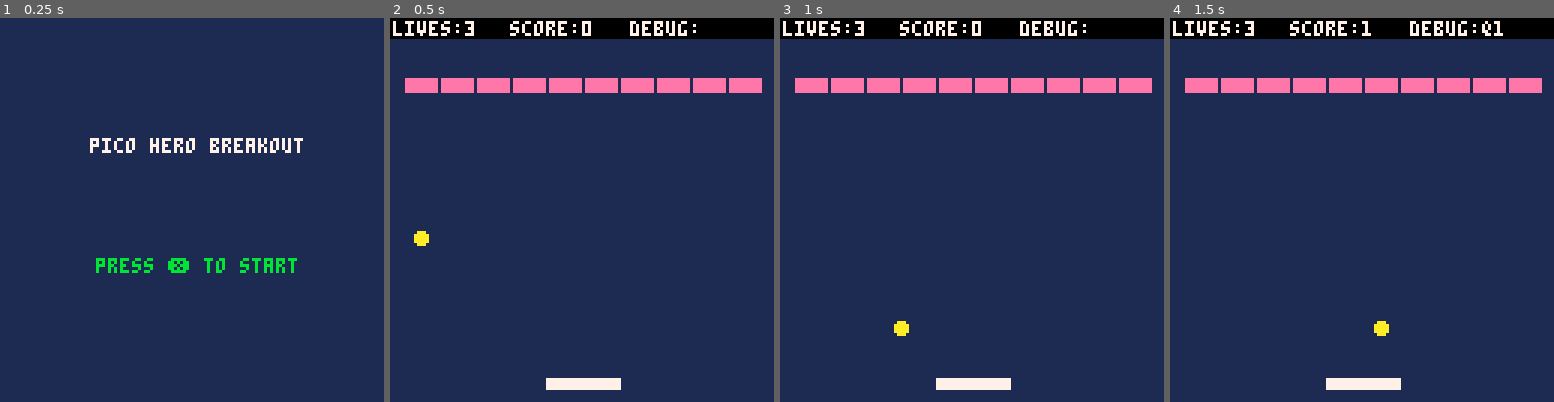
Above: before the commit, frames 1-4 (left to right).
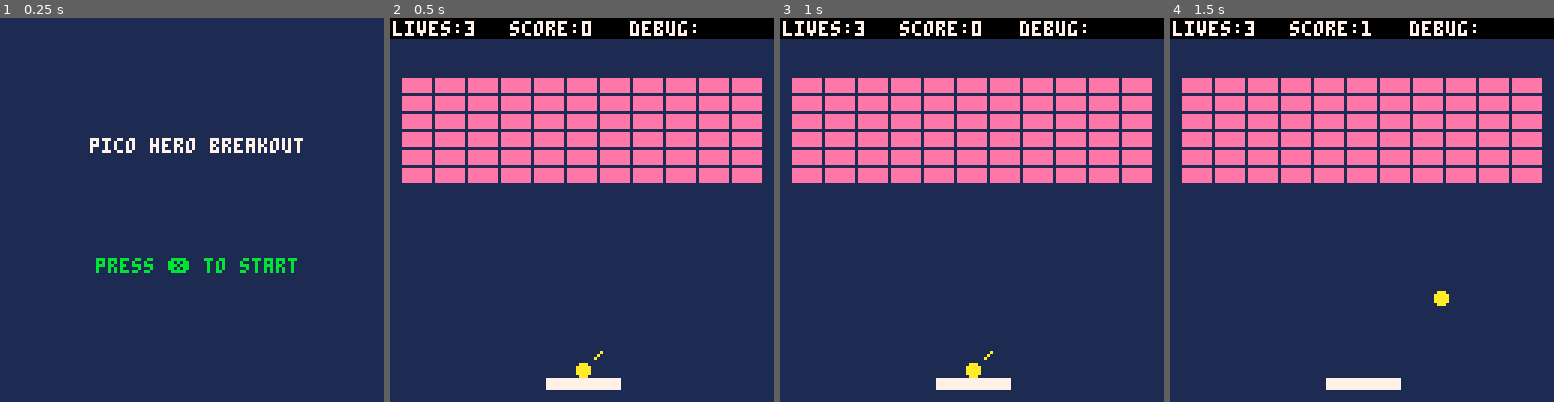
Above: after the commit, the same moments.

Repository: grantconnerywalker/MyPico-8Carts
Game: PICO-8 cartridge mybreakout.p8
Same seed, same stepped clock (60 frames per second), same inputs: the game is played once before the commit and once after it.
Inputs:
- Up to frame 1 (0.25 s): no input
- Up to frame 2 (0.5 s): tap X (X key) at 0.33 s
- Up to frame 3 (1 s): no input
- Up to frame 4 (1.5 s): tap X (X key) at 1.07 s

Frame 1 is identical in both runs. In frame 2, 18% of the frame differs, in the area x 3-97%, y 15-94%; in frame 3, 18%; in frame 4, 18%, in the area x 3-97%, y 0-83%.

Commit message:
Update mybreakout.p8

Diff:
--- a/mybreakout.p8
+++ b/mybreakout.p8
@@ -1,6 +1,17 @@
 pico-8 cartridge // http://www.pico-8.com
 version 29
 __lua__
+// goals
+// 1. sticky paddle
+// 2. wide paddle powerup?
+// 3. angle control
+// 3a. combos
+// 4. levels
+// 5. different bricks
+// 5a. powerups
+// 6. juiciness (particles/shake)
+// 8. high score
+
 function _init()
  cls()
 	// state
@@ -34,72 +45,88 @@
 ---- user defined functions ----
 --------------------------------
 function update_game()
-	local nextx, nexty
+	local nextx,nexty,brickhit
 
 	move_paddle()
 
-	nextx=ball_x+ball_dx
-	nexty=ball_y+ball_dy
-
-	-- check if ball hit pad
-	if ball_box(nextx,nexty,pad_x,pad_y,pad_w,pad_h) then
-		-- find out which direction to deflect
-  if deflx_ball_box(ball_x,ball_y,ball_dx,ball_dy,pad_x,pad_y,pad_w,pad_h) then
-   ball_dx = -ball_dx
-  else
-   ball_dy = -ball_dy
-  end
-		score+=1
-		sfx(1)
-	end
-
-	-- check if ball hit brick
-	for i=1,#brick_x do
-		if brick_v[i] and ball_box(nextx,nexty,brick_x[i],brick_y[i],brick_w,brick_h) then
+ if sticky then
+  ball_x=pad_x+flr(pad_w/2)
+		ball_y=pad_y-ball_r-1
+ else
+		nextx=ball_x+ball_dx
+		nexty=ball_y+ball_dy
+
+		-- check if ball hit pad
+		if ball_box(nextx,nexty,pad_x,pad_y,pad_w,pad_h) then
 			-- find out which direction to deflect
-	  if deflx_ball_box(ball_x,ball_y,ball_dx,ball_dy,brick_x[i],brick_y[i],brick_w,brick_h) then
-	   ball_dx = -ball_dx
-	  else
-	   ball_dy = -ball_dy
-	  end
-			score+=10
-			brick_v[i]=false
-			sfx(5)
-		end
-	end
-
-	-- check if win
-	-- todo change to wingame()
-	local finish=true
-	for i=1,#brick_v do
-		if brick_v[i] then finish = false end
-	end
-	if finish then gameover() end
-
-	ball_x=nextx
-	ball_y=nexty
-
-	// this is where we check
-	// if the ball hits the edges
-	if nextx > 127 or nextx < 0 then
-		nextx=mid(0,nextx,127)
-		ball_dx=-ball_dx
-		sfx(0)
-	end
-	if nexty < (banner+2) then
-		nexty=mid(0,nexty,127)
-		ball_dy=-ball_dy
-		sfx(0)
-	elseif nexty > 129 then
-		lives-=1
-		if lives < 0 then
-			gameover()
-		else
-			sfx(3)
-			serveball()
-		end
-	end
-
+  	if deflx_ball_box(ball_x,ball_y,ball_dx,ball_dy,pad_x,pad_y,pad_w,pad_h) then
+   	ball_dx = -ball_dx
+   	if ball_x < pad_x+pad_w/2 then
+   		nextx=pad_x-ball_r
+   	else
+   		nextx=pad_x+pad_w+ball_r
+   	end
+  	else
+   	ball_dy = -ball_dy
+   	if ball_y > pad_y then
+   		nexty=pad_y+pad_h+ball_r
+   	else
+   		nexty=pad_y-ball_r
+   	end
+  	end
+			score+=1
+			sfx(1)
+		end
+		-- check if ball hit brick
+		brickhit=false
+		for i=1,#brick_x do
+			if brick_v[i] and ball_box(nextx,nexty,brick_x[i],brick_y[i],brick_w,brick_h) then
+				-- find out which direction to deflect
+				if not(brickhit) then
+	   	if deflx_ball_box(ball_x,ball_y,ball_dx,ball_dy,brick_x[i],brick_y[i],brick_w,brick_h) then
+	    	ball_dx = -ball_dx
+	   	else
+	    	ball_dy = -ball_dy
+ 	  	end
+	  	end
+	  	brickhit=true
+				score+=10
+				brick_v[i]=false
+				sfx(5)
+			end
+		end
+
+		-- check if win
+		-- todo change to wingame()
+		local finish=true
+		for i=1,#brick_v do
+			if brick_v[i] then finish = false end
+		end
+		if finish then gameover() end
+		ball_x=nextx
+		ball_y=nexty
+
+		// this is where we check
+		// if the ball hits the edges
+		if nextx > 127 or nextx < 0 then
+			nextx=mid(0,nextx,127)
+			ball_dx=-ball_dx
+			sfx(0)
+		end
+		if nexty < (banner+2) then
+			nexty=mid(0,nexty,127)
+			ball_dy=-ball_dy
+			sfx(0)
+		elseif nexty > 129 then
+			lives-=1
+			if lives < 0 then
+				gameover()
+			else
+				sfx(3)
+				serveball()
+			end
+		end
+	end
 end
 
 function update_start()
@@ -121,6 +148,10 @@
 	-- draw ball and paddle
 	print(message, 0, 0, 8)
  circfill(ball_x,ball_y,ball_r,ball_color)
+ if sticky then
+ 	-- serve preview, not sure why need - on the y's
+ 	line(ball_x+ball_dx*4,ball_y-ball_dy*4,ball_x+ball_dx*6,ball_y-ball_dy*6,10)
+ end
 	rectfill(pad_x,pad_y,pad_x+pad_w,pad_y+pad_h,7)
 
 	-- draw bricks
@@ -170,13 +201,15 @@
 	brick_x={}
 	brick_y={}
 	brick_v={}
-	brick_w=10
+	brick_w=9
 	brick_h=4
 	brick_c=14
 	buildbricks()
 
 	lives=3
 	score=0
+
+	sticky=true
 
 	--debug
 	debug1=""
@@ -187,9 +220,9 @@
 	brick_x={}
 	brick_y={}
 	brick_v={}
-	for i=1,10 do
-		add(brick_x,5+(i-1)*(brick_w+2)) --increment 60
-		add(brick_y,20)
+	for i=1,66 do
+		add(brick_x,4+((i-1)%11)*(brick_w+2)) --increment 60
+		add(brick_y,20+flr((i-1)/11)*(brick_h+2))
 		add(brick_v,true)
 	end
 end
@@ -200,10 +233,11 @@
 end
 
 function serveball()
-	ball_x=5 --position
-	ball_y=33
-	ball_dx=1 -- speed
-	ball_dy=1
+	ball_x=pad_x+flr(pad_w/2)
+	ball_y=pad_y-ball_r-pad_h
+	ball_dx=1
+	ball_dy=-1
+	sticky=true
 end
 
 // paddle movement
@@ -214,11 +248,20 @@
 		-- left
 		pad_dx=-pad_speed
 		buttpress=true
+		if sticky then
+			ball_dx=-1
+		end
 	end
 	if btn(1) then
 		-- right
 		pad_dx=pad_speed
 		buttpress=true
+		if sticky then
+			ball_dx=1
+		end
+	end
+	if sticky and btnp(5) then
+		sticky=false
 	end
 	-- deceleration
 	if not(buttpress) then
@@ -246,71 +289,27 @@
 
 // deflect if hit edge
 function deflx_ball_box(bx,by,bdx,bdy,tx,ty,tw,th)
- -- calculate wether to deflect the ball
- -- horizontally or vertically when it hits a box
- if bdx == 0 then
-  -- moving vertically
-  return false
- elseif bdy == 0 then
-  -- moving horizontally
-  return true
+ local slp = bdy / bdx
+	local cx, cy
+ if bdx == 0 then return false
+ elseif bdy == 0 then return true
+ elseif slp > 0 and bdx > 0 then
+  cx = tx - bx
+  cy = ty - by
+  return cx > 0 and cy/cx < slp
+ elseif slp < 0 and bdx > 0 then
+  cx = tx - bx
+  cy = ty + th - by
+  return cx > 0 and cy/cx >= slp
+ elseif slp > 0 and bdx < 0 then
+  cx = tx + tw - bx
+  cy = ty + th - by
+  return cx < 0 and cy/cx <= slp
  else
-  -- moving diagonally
-  -- calculate slope
-  local slp = bdy / bdx
-  local cx, cy
-  -- check variants
-  if slp > 0 and bdx > 0 then
-   -- moving down right
-   debug1="q1"
-   cx = tx-bx
-   cy = ty-by
-   if cx<=0 then
-    return false
-   elseif cy/cx < slp then
-    return true
-   else
-    return false
-   end
-  elseif slp < 0 and bdx > 0 then
-   debug1="q2"
-   -- moving up right
-   cx = tx-bx
-   cy = ty+th-by
-   if cx<=0 then
-    return false
-   elseif cy/cx < slp then
-    return false
-   else
-    return true
-   end
-  elseif slp > 0 and bdx < 0 then
-   debug1="q3"
-   -- moving left up
-   cx = tx+tw-bx
-   cy = ty+th-by
-   if cx>=0 then
-    return false
-   elseif cy/cx > slp then
-    return false
-   else
-    return true
-   end
-  else
-   -- moving left down
-   debug1="q4"
-   cx = tx+tw-bx
-   cy = ty-by
-   if cx>=0 then
-    return false
-   elseif cy/cx < slp then
-    return false
-   else
-    return true
-   end
-  end
+  cx = tx + tw - bx
+  cy = ty - by
+  return cx < 0 and cy/cx >= slp
  end
- return false
 end
 __gfx__
 00000000000000000000000000000000000000000000000000000000000000000000000000000000000000000000000000000000000000000000000000000000
